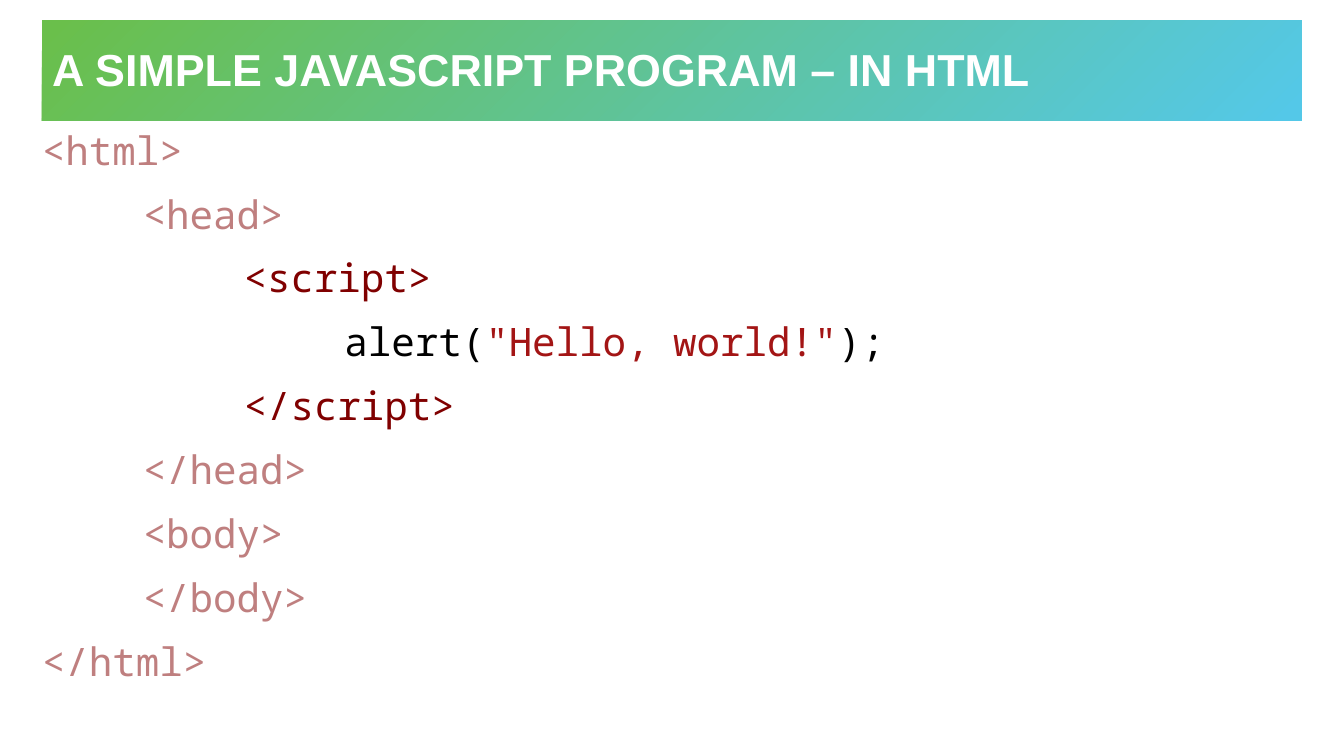
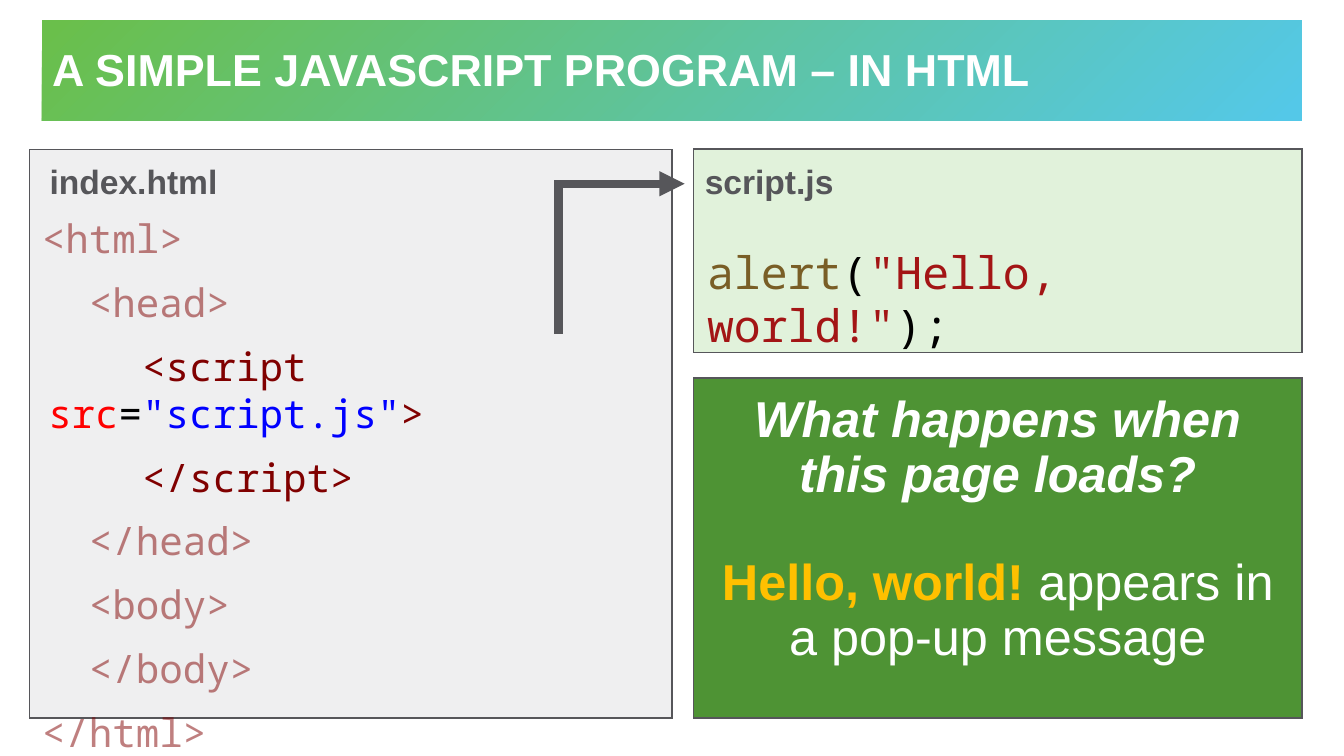
Before and after one commit to hytechclub/web-102, a slide deck: slide 5 of Week02/IntroductionToJavaScript.pptx. Drawn at 1344x756 pixels with LibreOffice and Linux fonts; fonts in the diff are those of the drawing. Boxes give left, top, right and bottom in pixels: in the first picture for what was removed or moved away, otherwise in the second. Text is boxed around its words. In the diff, an @@ line names an element or a change of style, - is before the commit and + after.

```diff
--- a/Week02/IntroductionToJavaScript.pptx
+++ b/Week02/IntroductionToJavaScript.pptx
@@ rectangle added at <box>29,149,673,718</box>, fill #EFEFF0, outline #56565A 1 pt @@
@@ rectangle added at <box>694,149,1303,353</box>, fill #E1F2DB, outline #56565A 1 pt @@
@@ text added at <box>50,169,218,195</box>, 24 pt, text #56565A, bold @@
+index.html
@@ text added at <box>705,169,834,201</box>, 24 pt, text #56565A, bold @@
+script.js
@@ elbow arrow added from (559, 334) to (685, 184), #56565A 6 pt @@
@@ text "<html>": place and size @@
-text "<html>" at <box>42,135,884,677</box>
+text "<html>" at <box>42,223,424,693</box>
@@ text added at <box>707,255,1057,353</box>, 32 pt, text #A31515 @@
+alert("Hello, world!");
@@ text at <box>48,351,424,438</box>: text changed; text colour #A31515 to #0000FF @@
-<script>
-alert("Hello, world!");
+<script src="script.js">
@@ rectangle added at <box>694,378,1303,719</box>, fill #4E9334, outline #56565A 1 pt, 36 pt, text #FFFFFF, bold @@
+What happens when this page loads?
+Hello, world! appears in a pop-up message
@@ text at <box>142,462,353,502</box>: indent changed @@
```
Also in this commit, not shown: 3 other slides changed, 1 slide added, 54 other files.
